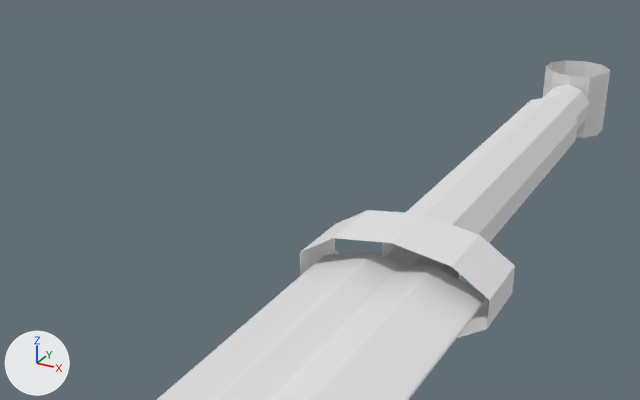
The Blender file sword/blade.blend, before and after one commit.
Both versions are drawn from a 50 mm camera at (0.798, 3.906, 1.111) aimed at (-0.551, 6.358, -0.115). Arrows for +X, +Y and +Z are at lower left; the lights stay in place.
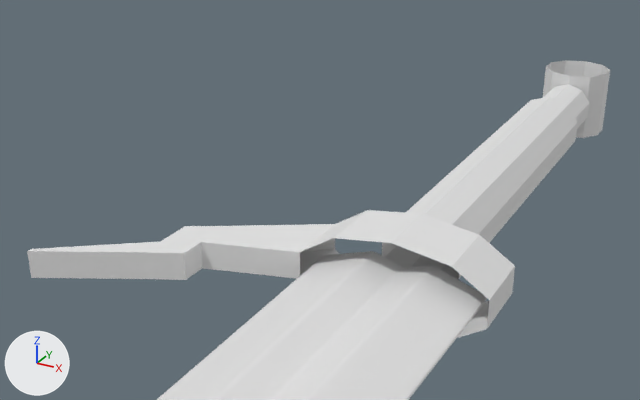
Changed parts and their boxes [x1, y1, x2, y2] in the pictures (640 x 400 px):
'Cylinder', reshaped (126% wider): before [300, 210, 515, 338]; after [27, 210, 515, 338]
part 1 of me_cylinder, built on: before [300, 238, 335, 276]; after [27, 224, 335, 280]

The change, as a list of edits to the scene's bpy script:
```text
Change me_cylinder:
    used by ob_cylinder; location = (0.0, 5.82, 0.0); rotation_euler = (1.571, 0.0, 0.0), in degrees (90, 0, 0); scale = (0.275, 0.13, 0.1)
    remove me_cylinder.from_pydata(...)  # 20 vertices, 10 faces; spans x -0.95..0.95, y -1.0..1.0, z -1.0..1.0
    add me_cylinder.from_pydata(...)  # 44 vertices, 34 faces; spans x -3.27..0.95, y -1.0..1.0, z -1.0..4.43
    me_cylinder part 1
    1 face is deleted
    12 vertices are added at x -3.27..-1.92, y -0.31, z 0.59..4.43
    12 new vertices lie (0.0, 0.62, 0.0) away from vertices in x -3.27..-1.92, y -0.31, z 0.59..4.43
    25 new faces join them
```
